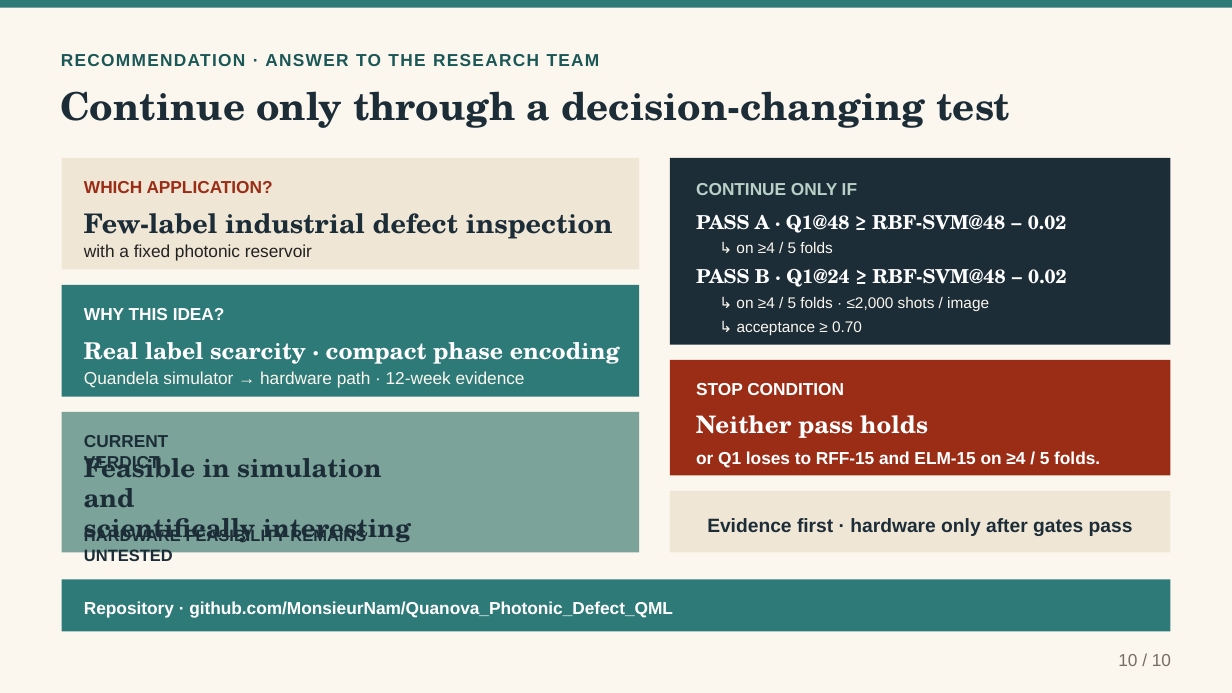
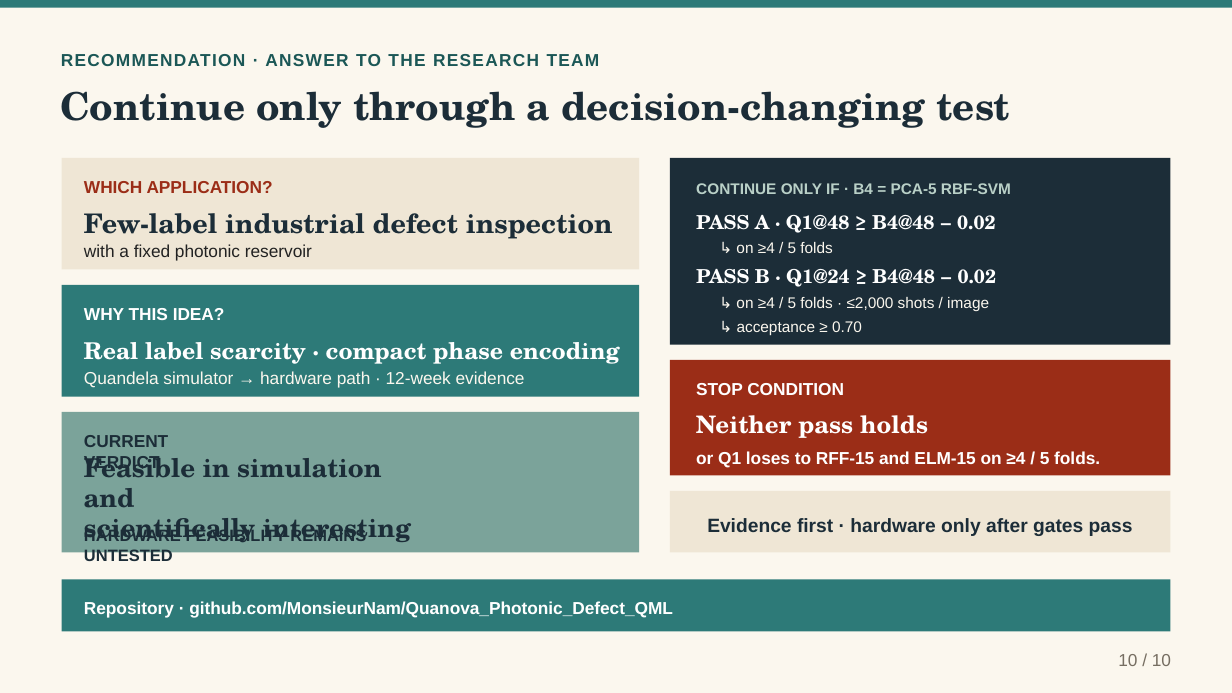
Before and after one commit to MonsieurNam/Quanova_Photonic_Defect_QML, a slide deck: slide 10 of deliverables/Quanova_Photonic_QML_Interview_Case_Study_20260912.pptx. Drawn at 1232x693 pixels with LibreOffice and Linux fonts; fonts in the diff are those of the drawing. Boxes give left, top, right and bottom in pixels: in the first picture for what was removed or moved away, otherwise in the second. Text is boxed around its words. In the diff, an @@ line names an element or a change of style, - is before the commit and + after.

```diff
--- a/deliverables/Quanova_Photonic_QML_Interview_Case_Study_20260912.pptx
+++ b/deliverables/Quanova_Photonic_QML_Interview_Case_Study_20260912.pptx
@@ text at (696,183,1011,194): text changed; size 13.5 to 12 pt @@
-CONTINUE ONLY IF
+CONTINUE ONLY IF · B4 = PCA-5 RBF-SVM
@@ text at (696,215,995,233): text changed @@
-PASS A · Q1@48 ≥ RBF-SVM@48 − 0.02
+PASS A · Q1@48 ≥ B4@48 − 0.02
@@ text at (696,269,996,287): text changed @@
-PASS B · Q1@24 ≥ RBF-SVM@48 − 0.02
+PASS B · Q1@24 ≥ B4@48 − 0.02
```
Also in this commit, not shown: 3 other slides changed, 25 other files.
